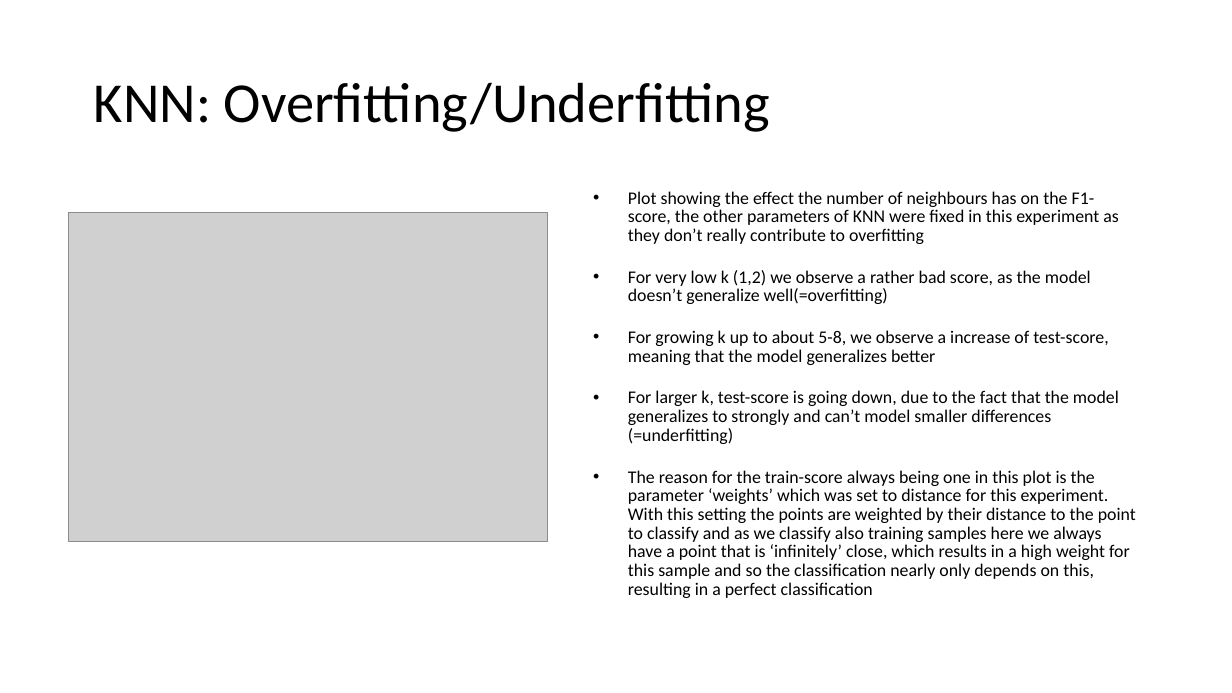
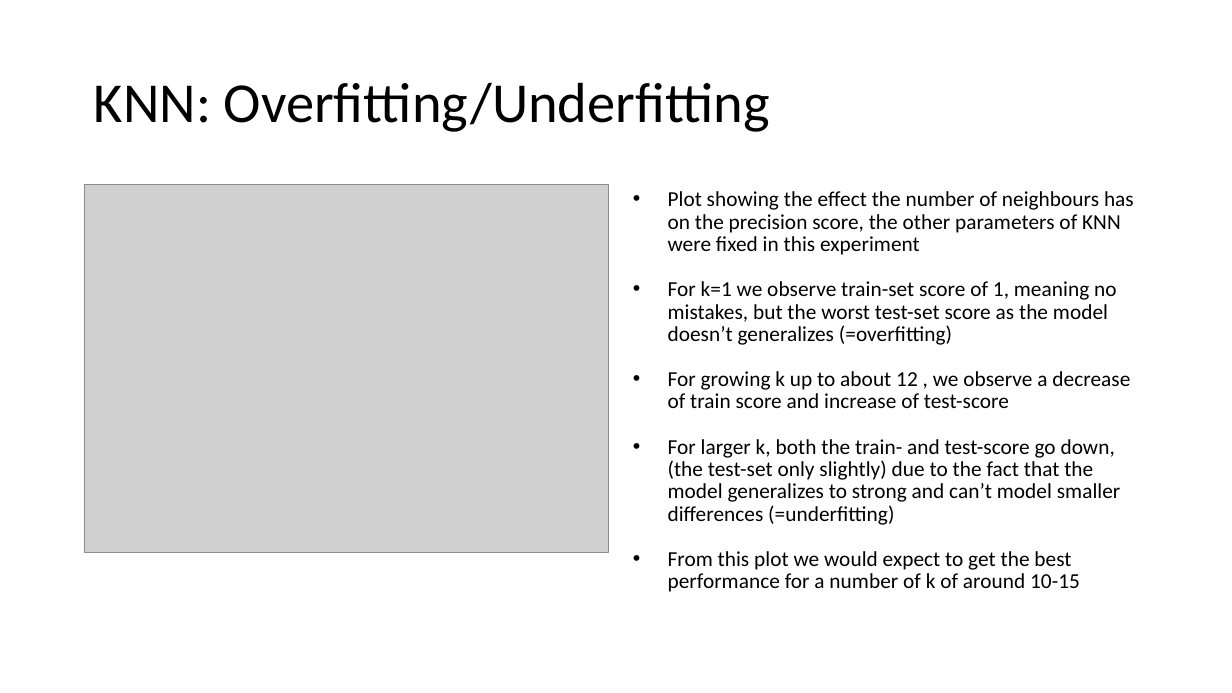
Before and after one commit to sandroassek/SS23_UE_MLPC, a slide deck: slide 11 of Task_3_1.pptx. Drawn at 1232x693 pixels with LibreOffice and Linux fonts; fonts in the diff are those of the drawing; grey boxes stand for pictures. Boxes give left, top, right and bottom in pixels: in the first picture for what was removed or moved away, otherwise in the second. Text is boxed around its words. In the diff, an @@ line names an element or a change of style, - is before the commit and + after.

Commit message:
some changes

```diff
--- a/Task_3_1.pptx
+++ b/Task_3_1.pptx
@@ picture resized from (x1=68, y1=213, x2=548, y2=542) to (x1=85, y1=185, x2=609, y2=553) @@
@@ text at (x1=668, y1=191, x2=1134, y2=592): text changed; size 13.9 to 16.6 pt @@
-• Plot showing the effect the number of neighbours has on the F1-score, the other parameters of KNN were fixed in this experiment as they don’t really contribute to overfitting
-• For very low k (1,2) we observe a rather bad score, as the model doesn’t generalize well(=overfitting)
-• For growing k up to about 5-8, we observe a increase of test-score, meaning that the model generalizes better
-• For larger k, test-score is going down, due to the fact that the model generalizes to strongly and can’t model smaller differences (=underfitting)
-• The reason for the train-score always being one in this plot is the parameter ‘weights’ which was set to distance for this experiment. With this setting the points are weighted by their distance to the point to classify and as we classify also training samples here we always have a point that is ‘infinitely’ close, which results in a high weight for this sample and so the classification nearly only depends on this, resulting in a perfect classification
+• Plot showing the effect the number of neighbours has on the precision score, the other parameters of KNN were fixed in this experiment
+• For k=1 we observe train-set score of 1, meaning no mistakes, but the worst test-set score as the model doesn’t generalizes (=overfitting)
+• For growing k up to about 12 , we observe a decrease of train score and increase of test-score
+• For larger k, both the train- and test-score go down, (the test-set only slightly) due to the fact that the model generalizes to strong and can’t model smaller differences (=underfitting)
+• From this plot we would expect to get the best performance for a number of k of around 10-15
```
Also in this commit, not shown: 2 other slides changed.
